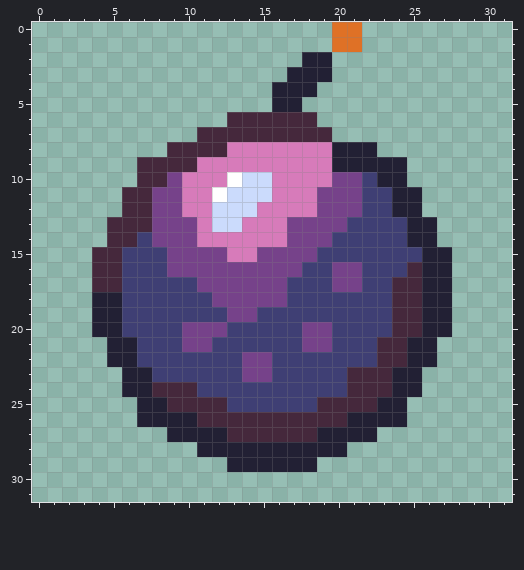
Pixel-art sprite -- icon/CC0/explosive/individual/Chrisblue/32x32/bomb_01_purple.png. The picture above is the old version.
The file is 32x32 pixels.
After the commit:
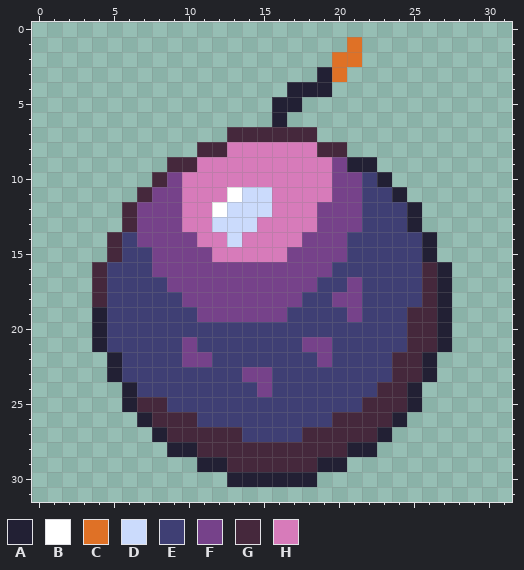
Palette (. is transparent): A #222034  B #ffffff  C #df7126  D #cbdbfc  E #3f3f74  F #76428a  G #45283c  H #d77bba
Author's note on the commit: Touch up scaling artifacts in Chrisblue's bomb icons
The edit:
Colour A is added in row 4 at x 19; in row 21 at x 4 and 27; in row 23 at x 5 and 26; in row 25 at x 6 and 25; in row 27 at x 8 and 23; in row 28 at x 9 to 10 and 21 to 22.
Colour A is added in row 29 at x 11 to 12 and 19 to 20; in row 30 at x 13 to 18.
Colour A replaces colour G in row 6 at x 16.
Colour B replaces colour D in row 11 at x 13; in row 12 at x 12.
Colour C is added in row 2 at x 20 to 21; in row 3 at x 20.
Colour D replaces colour H in row 12 at x 15; in row 13 at x 14; in row 14 at x 13.
Colour E replaces colour A in row 12 at x 24; in row 14 at x 25; in rows 18 to 20 at x 5; in row 21 at x 5 to 6; in row 22 at x 6; in row 23 at x 6 to 7.
Colour E replaces colour A in row 24 at x 7.
Colour E replaces colour F in row 16 at x 20 to 21; in row 17 at x 20; in row 20 at x 10 to 12 and 18 to 19; in row 21 at x 11; in row 22 at x 14 to 15.
Colour E replaces colour G in row 14 at x 6; in row 16 at x 5 and 25; in row 17 at x 5 and 24 to 25; in row 18 at x 24 to 25; in rows 19 to 20 at x 24; in row 21 at x 23 to 24.
Colour E replaces colour G in row 22 at x 23; in row 23 at x 21 to 23; in row 24 at x 8 to 10 and 21 to 22; in row 25 at x 9 to 12 and 19 to 21; in row 26 at x 11 to 19; in row 27 at x 14 to 17.
Colour F replaces colour A in row 9 at x 20.
Colour F replaces colour E in row 13 at x 21; in row 14 at x 7 and 20; in row 15 at x 8 and 19 to 20; in row 16 at x 8 and 18 to 19; in row 17 at x 9 to 10 and 17 to 18; in row 18 at x 10 to 11, 17 and 20 to 21.
Colour F replaces colour E in row 19 at x 11 to 12, 15 to 16 and 21; in row 22 at x 10 to 11 and 19; in row 24 at x 15.
Colour F replaces colour G in rows 12 to 13 at x 7.
Colour G replaces colour A in row 8 at x 20; in rows 16 to 17 at x 26; in row 18 at x 4 and 26; in rows 19 to 20 at x 26; in row 21 at x 25 to 26; in row 22 at x 25.
Colour G replaces colour A in row 23 at x 24 to 25; in row 24 at x 24; in row 25 at x 7 to 8 and 23 to 24; in row 26 at x 8 to 10 and 21 to 23; in row 27 at x 9 to 12 and 19 to 22; in row 28 at x 11 to 20.
Colour G replaces colour A in row 29 at x 13 to 18.
Colour G replaces colour H in row 8 at x 19.
Colour H replaces colour B in row 10 at x 13; in row 11 at x 12.
Colour H replaces colour D in row 10 at x 14 to 15.
Colour H replaces colour F in row 11 at x 19; in row 13 at x 10 and 17 to 18; in row 14 at x 17; in row 15 at x 12 and 15 to 16.
Colour A is gone in row 2 at x 18 to 19; in row 3 at x 17 to 18; in row 4 at x 16; in row 8 at x 21 to 22; in row 9 at x 23 to 24; in row 10 at x 24.
Colour A is gone in row 11 at x 25; in row 13 at x 26; in row 15 at x 27.
Colour C is gone in row 0 at x 20 to 21; in row 1 at x 20.
Colour G is gone in row 6 at x 13 to 15 and 17 to 18; in row 7 at x 11 to 12 and 19; in row 8 at x 9 to 10; in row 9 at x 7 to 8; in row 10 at x 7; in row 11 at x 6.
Colour G is gone in row 13 at x 5; in row 15 at x 4.
Where, in picture pixels (left, top, right, bottom), the same in both pictures:
changed: (92, 22, 452, 487)
